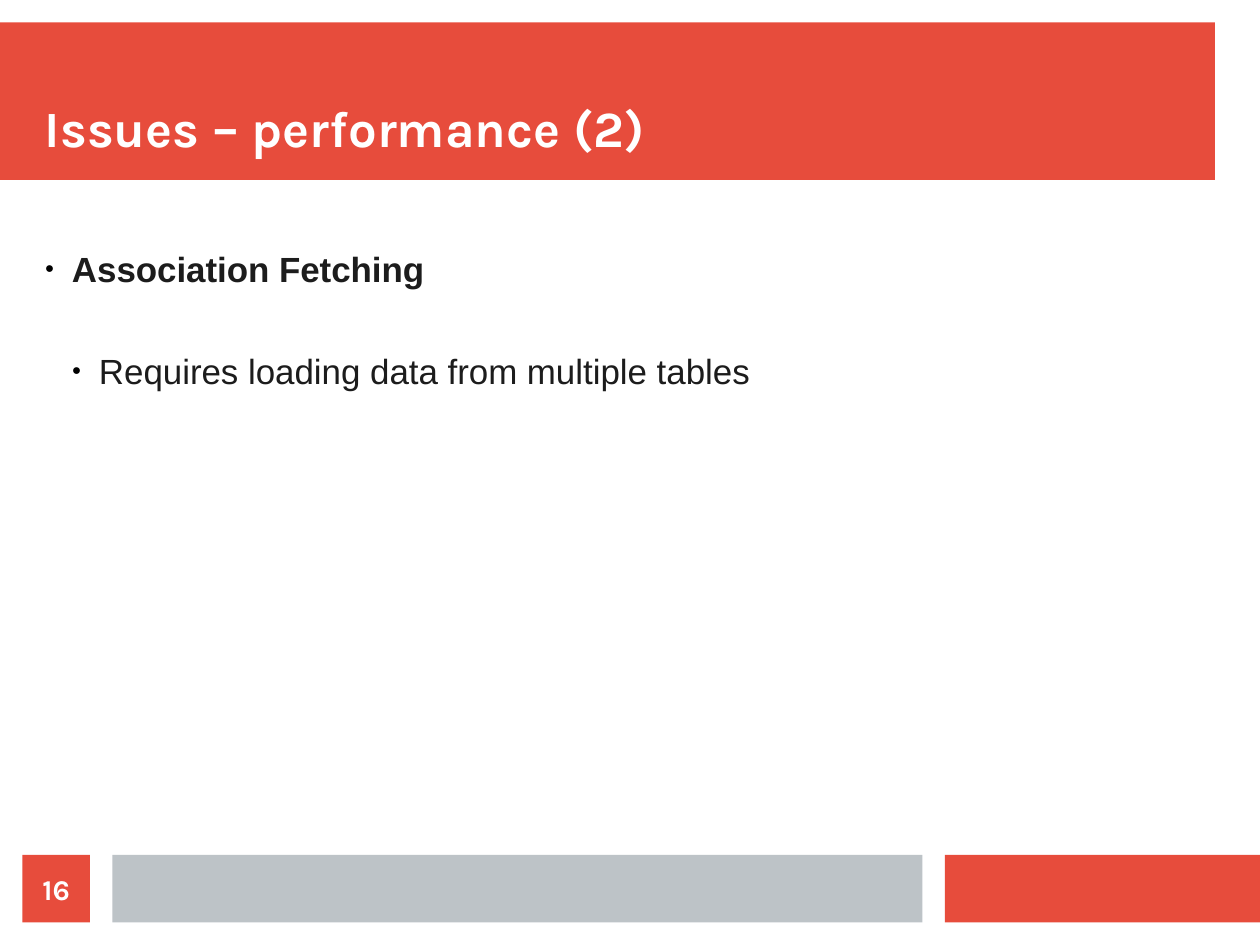
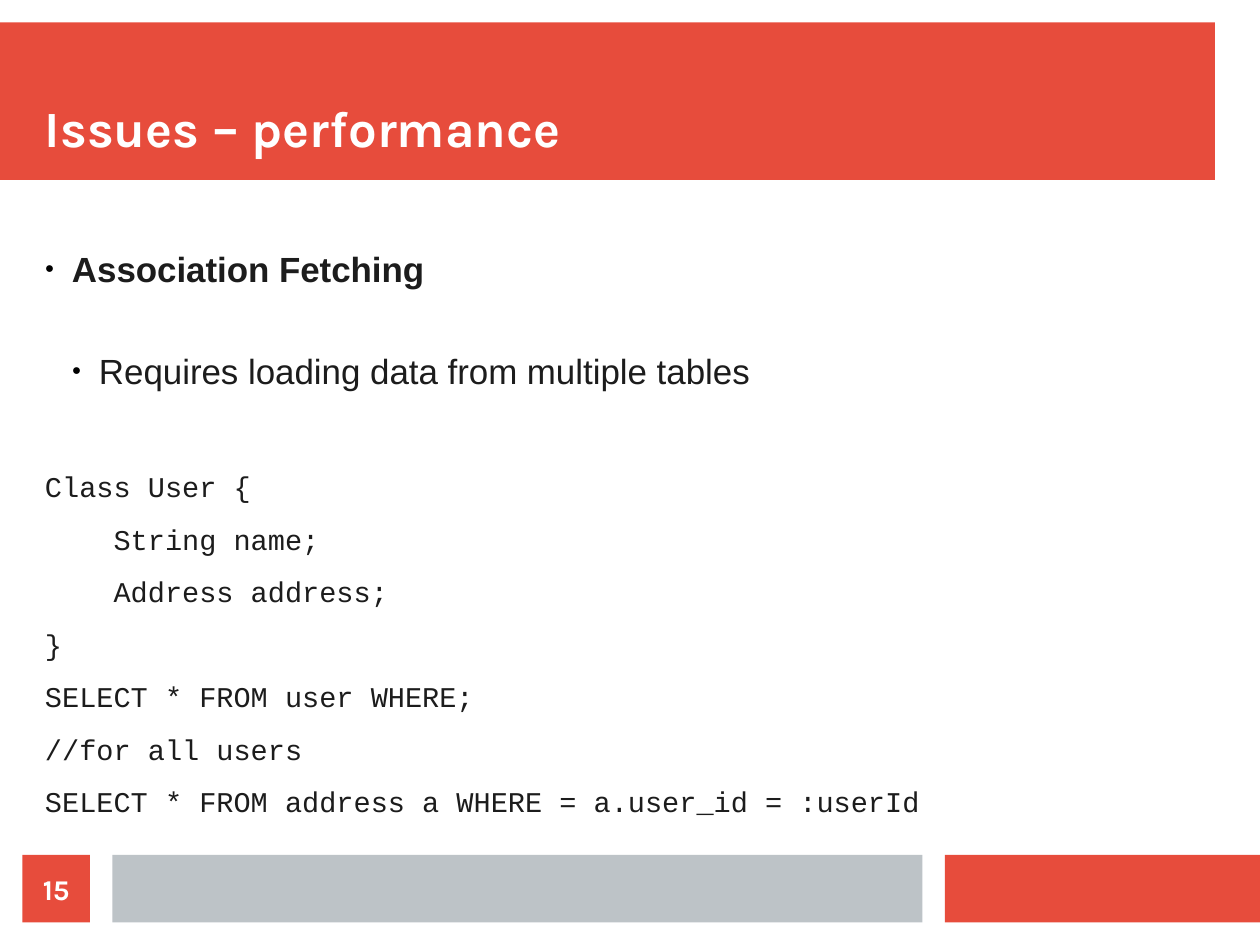
Before and after one commit to maxotta/pia-labs, a slide deck: slide 15 of lectures/persistence.odp (slide 16 before the commit). Drawn at 1260x945 pixels with LibreOffice and Linux fonts; fonts in the diff are those of the drawing. Boxes give left, top, right and bottom in pixels: in the first picture for what was removed or moved away, otherwise in the second. Text is boxed around its words. In the diff, an @@ line names an element or a change of style, - is before the commit and + after.

```diff
--- a/lectures/persistence.odp
+++ b/lectures/persistence.odp
@@ title at bbox=[45, 112, 561, 159]: text changed @@
-Issues – performance (2)
+Issues – performance
@@ text at bbox=[45, 477, 919, 815]: paragraphs added @@
+Class User {
+String name;
+Address address;
+}
+SELECT * FROM user WHERE;
+//for all users
+SELECT * FROM address a WHERE = a.user_id = :userId
@@ page number at bbox=[43, 881, 70, 901]: text changed @@
-16
+15
```
Also in this commit, not shown: 3 other slides changed, 9 slides added, 1 slide removed, 1 other file.
